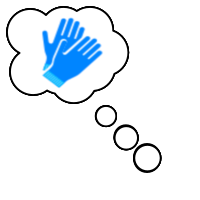
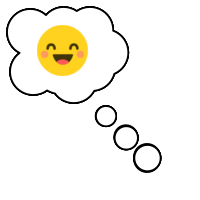
Two versions of the same layered image (200 × 200). Layer-by-layer changes:
painted on "popup4.png copy #2" over [37, 17, 104, 89]
painted on "popup4.png copy #1" over [37, 17, 104, 89]
painted on "popup4.png copy" over [37, 17, 104, 89]
painted on "popup4.png" over [37, 17, 104, 89]
